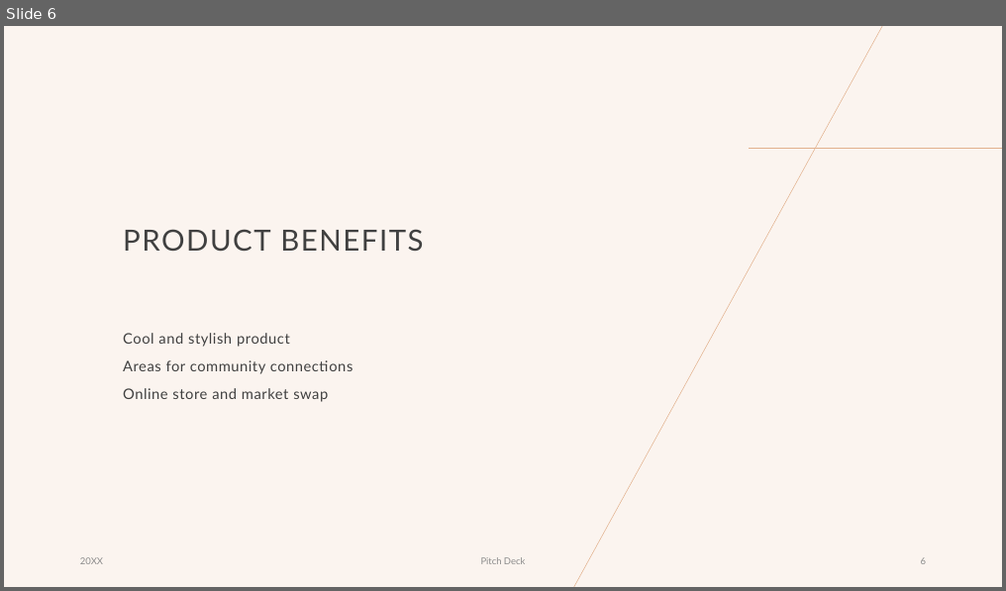
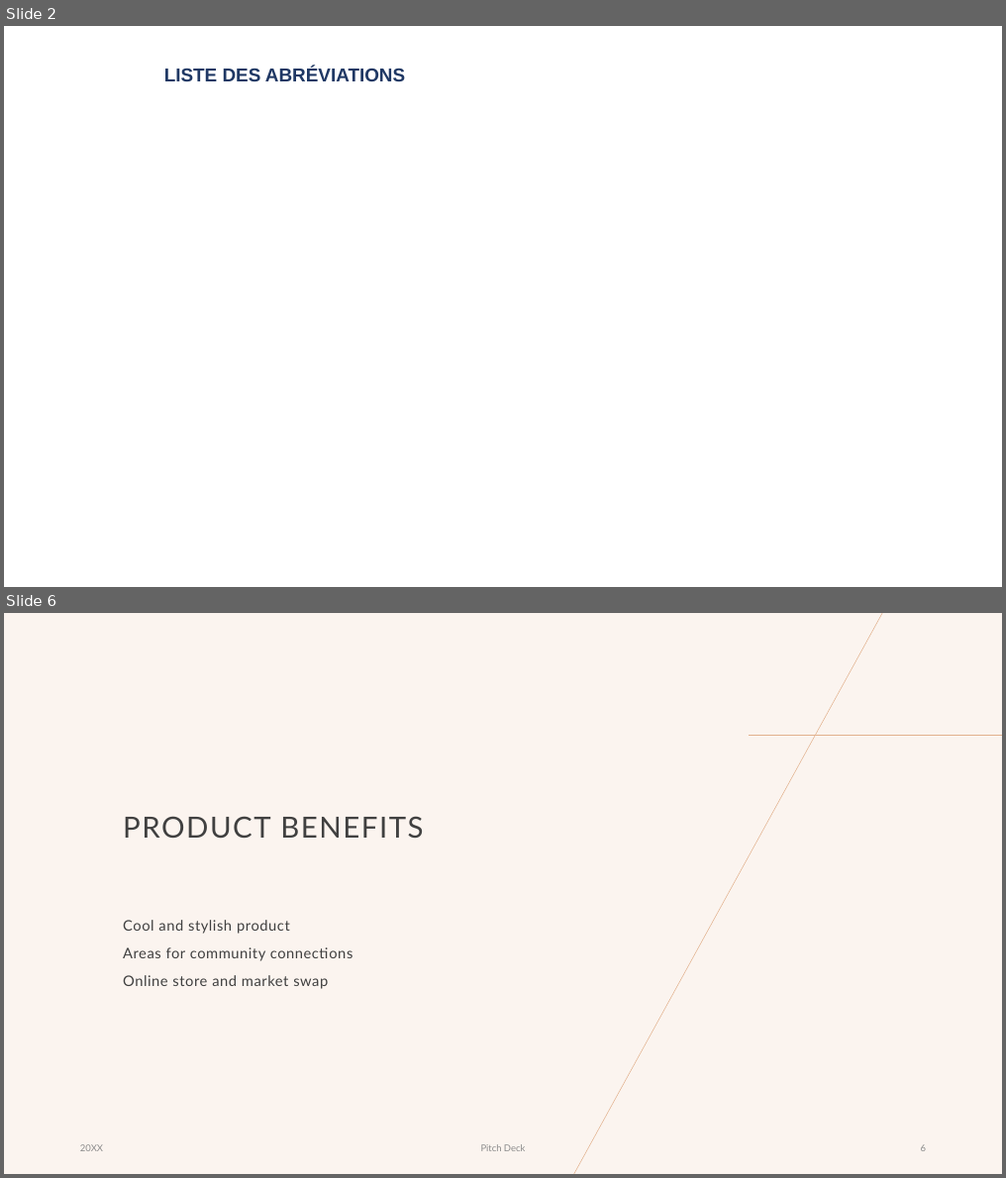
Before and after one commit to Christyy2/Projet-Final-ASI, a slide deck: Présentation-ASI.pptx. Shown one above the other, each under a label of ours: slide 6 before the commit, slides 2 and 6 after it; the slides between them are not shown. The pictures are 1006x591 and 1006x1178 pixels, drawn with LibreOffice and Linux fonts; fonts in the diff are those of the drawing; background and template pictures are left out. Boxes give left, top, right and bottom in pixels: in the first picture for what was removed or moved away, otherwise in the second. Text is boxed around its words. In the diff, an @@ line names an element or a change of style, - is before the commit and + after.

```diff
--- a/Présentation-ASI.pptx
+++ b/Présentation-ASI.pptx
@@ slide 2 added at (x1=4, y1=26, x2=1002, y2=587), background #FFFFFF @@
@@ text added at (x1=164, y1=67, x2=405, y2=81), 18 pt, text #1F3864, bold @@
+LISTE DES ABRÉVIATIONS
```
Also in this commit, not shown: 1 slide changed, 4 other slides added, 4 slides removed.
